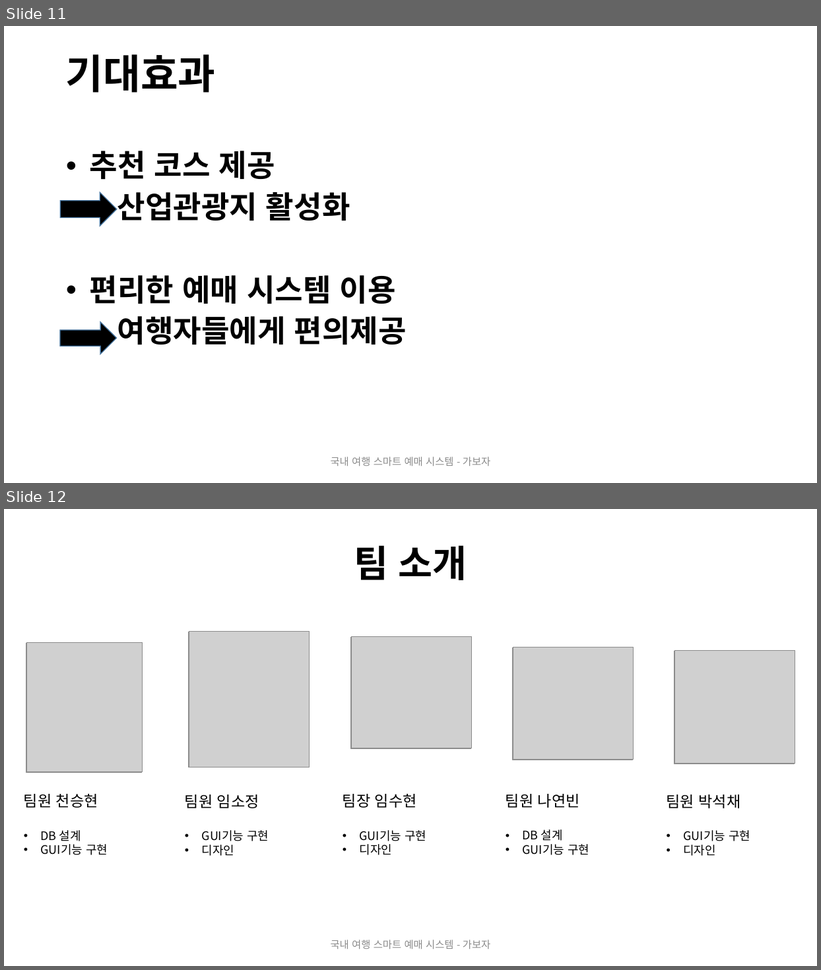
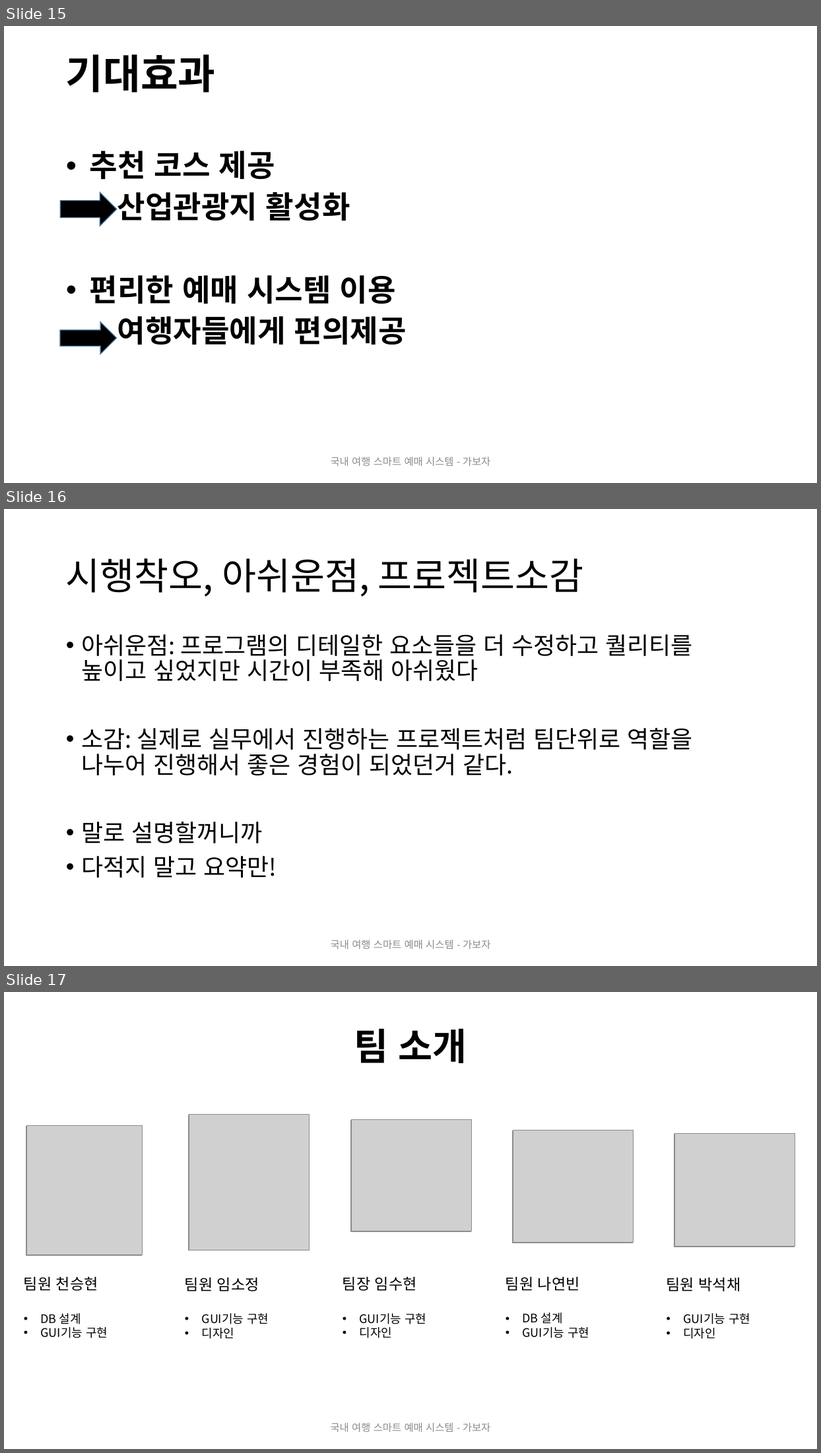
Before and after one commit to 2019-SMHRD-Deep3/JAVA_PROJECT, a slide deck: DOCUMENT/가보자바_pt_final.pptx. Shown one above the other, each under a label of ours: slides 11 and 12 before the commit, slides 15, 16 and 17 after it. The pictures are 821x970 and 821x1453 pixels, drawn with LibreOffice and Linux fonts; fonts in the diff are those of the drawing; grey boxes stand for pictures. Boxes give left, top, right and bottom in pixels: in the first picture for what was removed or moved away, otherwise in the second. Text is boxed around its words. In the diff, an @@ line names an element or a change of style, - is before the commit and + after.

```diff
--- a/DOCUMENT/가보자바_pt_final.pptx
+++ b/DOCUMENT/가보자바_pt_final.pptx
@@ slide 16 added at (4,509,817,966), background #FFFFFF @@
@@ title added at (66,559,584,597), 44 pt, text #000000 @@
+시행착오, 아쉬운점, 프로젝트소감
@@ text added at (81,634,692,878), 28 pt, text #000000 @@
+• 아쉬운점: 프로그램의 디테일한 요소들을 더 수정하고 퀄리티를 높이고 싶었지만 시간이 부족해 아쉬웠다
+• 소감: 실제로 실무에서 진행하는 프로젝트처럼 팀단위로 역할을 나누어 진행해서 좋은 경험이 되었던거 같다.
+• 말로 설명할꺼니까
+• 다적지 말고 요약만!
@@ text added at (331,940,490,949), 12 pt, text #8C8C8C @@
+국내 여행 스마트 예매 시스템 - 가보자
@@ what was slide 11 is now slide 15 @@
@@ what was slide 12 is now slide 17 @@
```
Also in this commit, not shown: 3 slides changed, 4 other slides added, 1 other file.
